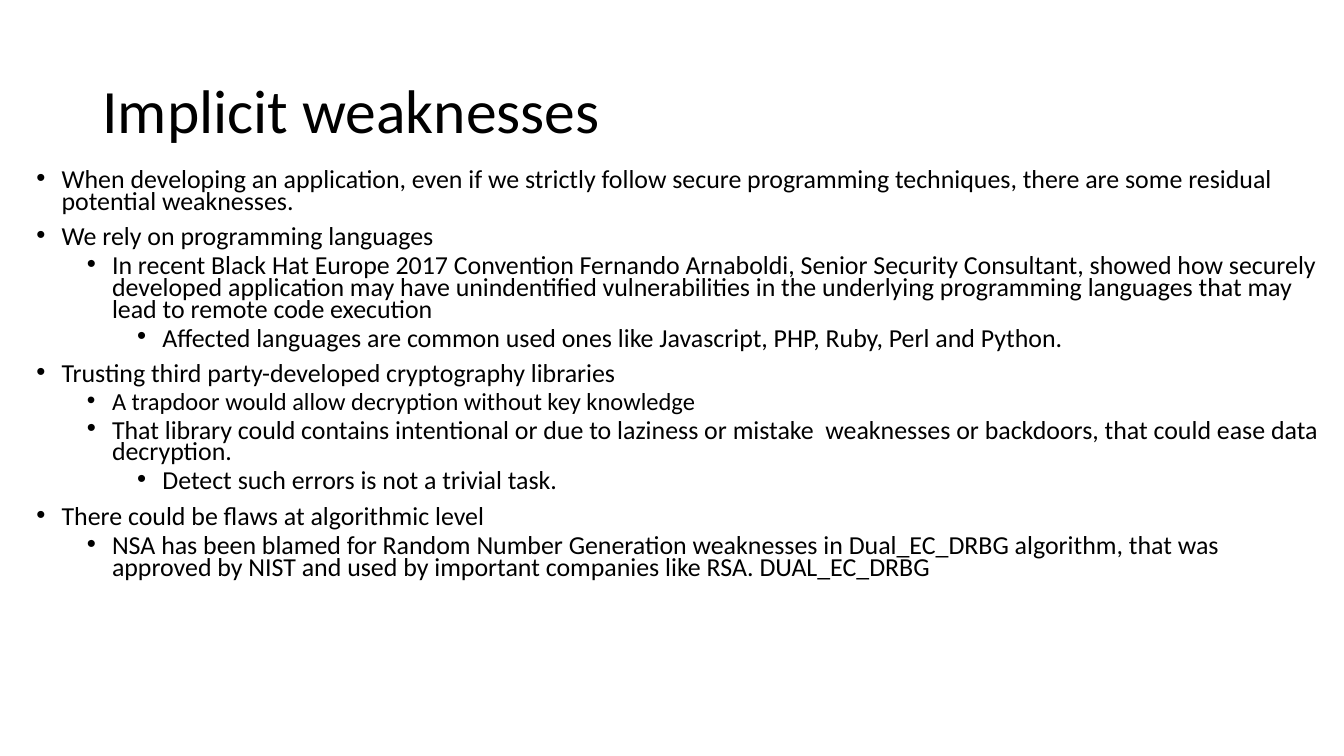
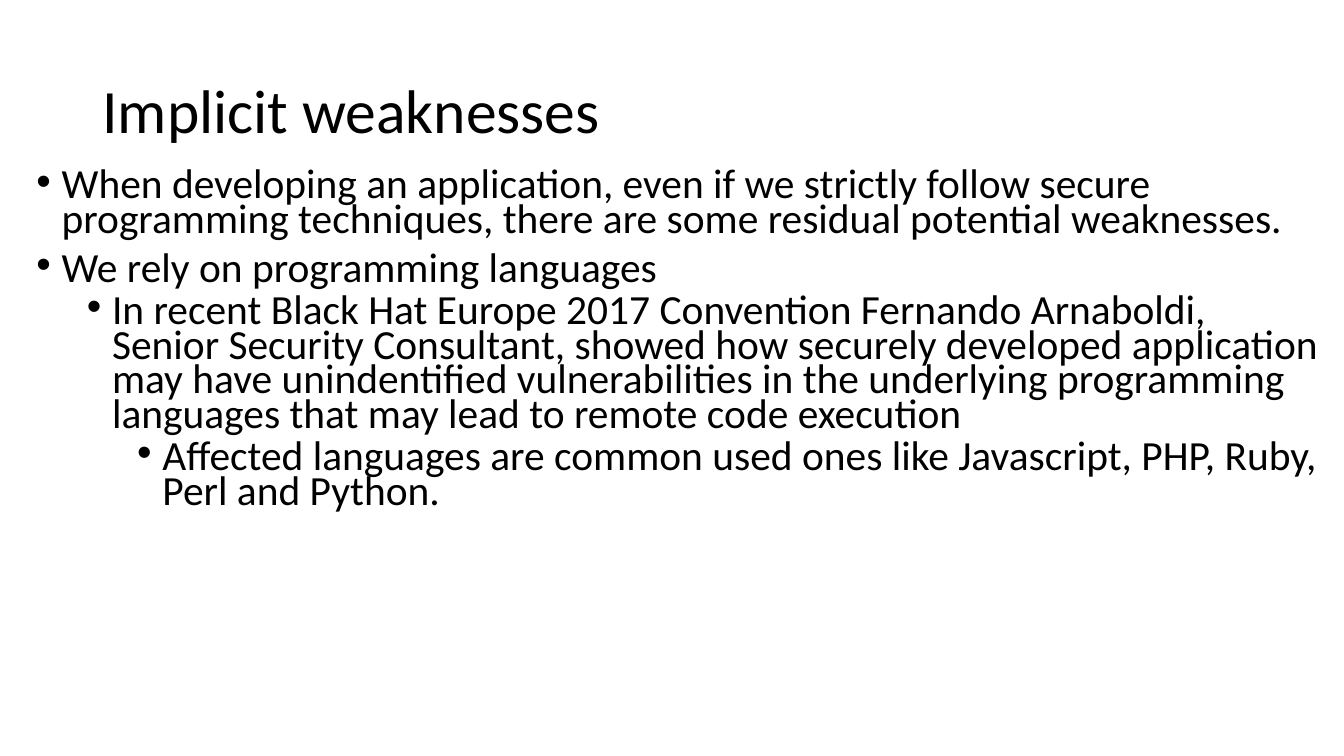
Before and after one commit to fparricelli/Encrypted-data-exchange-between-two-Arduino-boards-using-Symmetric-Encryption, a slide deck: slide 24 of Documentazione e cose così/Slide_concettuali_Luca.pptx (slide 21 before the commit). Drawn at 1344x756 pixels with LibreOffice and Linux fonts; fonts in the diff are those of the drawing. Boxes give left, top, right and bottom in pixels: in the first picture for what was removed or moved away, otherwise in the second. Text is boxed around its words. In the diff, an @@ line names an element or a change of style, - is before the commit and + after.

```diff
--- a/Documentazione e cose così/Slide_concettuali_Luca.pptx
+++ b/Documentazione e cose così/Slide_concettuali_Luca.pptx
@@ text "When developing an application, even ..." at [62, 169, 1318, 512]: size 18.5 to 29.6 pt @@
@@ text at [62, 364, 1318, 581]: paragraphs removed @@
-• Trusting third party-developed cryptography libraries
-  • A trapdoor would allow decryption without key knowledge
-  • That library could contains intentional or due to laziness or mistake weaknesses or backdoors, that could ease data decryption.
-    • Detect such errors is not a trivial task.
-• There could be flaws at algorithmic level
-  • NSA has been blamed for Random Number Generation weaknesses in Dual_EC_DRBG algorithm, that was approved by NIST and used by important companies like RSA. DUAL_EC_DRBG
```
Also in this commit, not shown: 5 other slides changed, 5 slides added, 32 other files.
